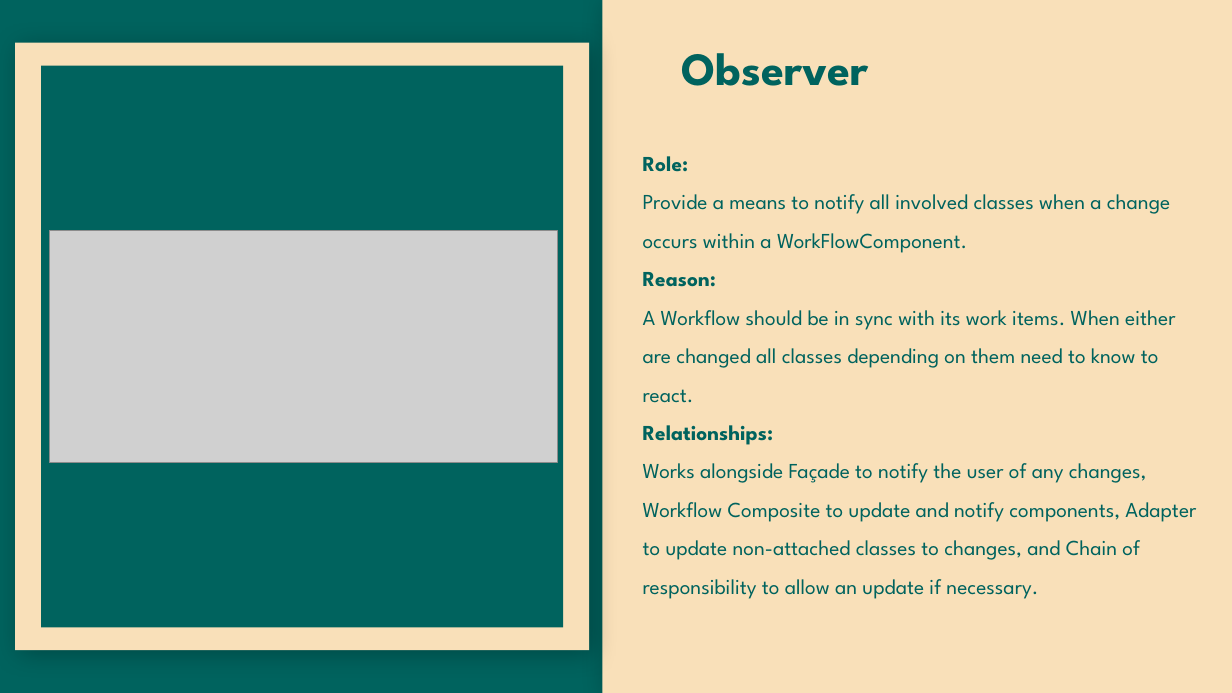
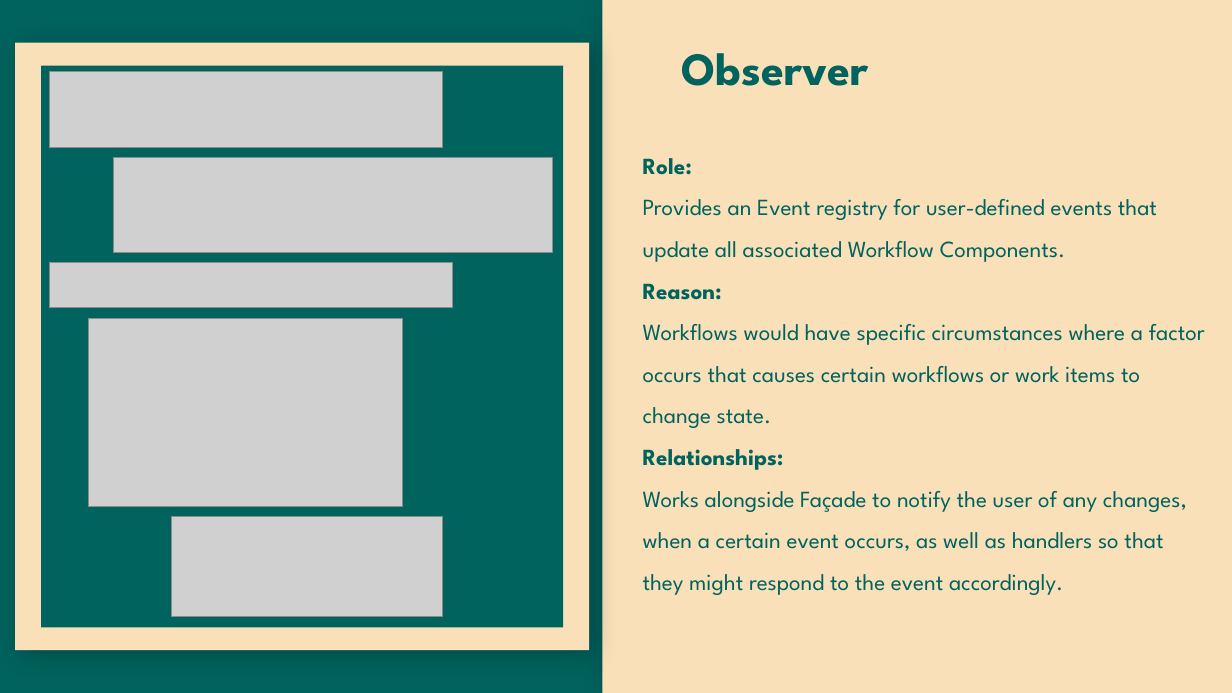
Before and after one commit to yashGhela/cos214prac6, a slide deck: slide 13 of Presentation/TIVIDY-Presentation.pptx (slide 12 before the commit). Drawn at 1232x693 pixels with LibreOffice and Linux fonts; fonts in the diff are those of the drawing; grey boxes stand for pictures; background and template pictures are left out. Boxes give left, top, right and bottom in pixels: in the first picture for what was removed or moved away, otherwise in the second. Text is boxed around its words. In the diff, an @@ line names an element or a change of style, - is before the commit and + after.

```diff
--- a/Presentation/TIVIDY-Presentation.pptx
+++ b/Presentation/TIVIDY-Presentation.pptx
@@ picture added at box(49, 71, 443, 148) @@
@@ picture added at box(114, 158, 553, 252) @@
@@ text at box(643, 158, 784, 470): size 16.6 to 18 pt in "Role:", "Reason:", "Relationships:" @@
@@ text at box(643, 199, 1157, 262): text changed; size 16.6 to 18 pt @@
-Provide a means to notify all involved classes when a change occurs within a WorkFlowComponent.
+Provides an Event registry for user-defined events that update all associated Workflow Components.
@@ picture removed at box(49, 231, 557, 463) @@
@@ picture added at box(49, 262, 453, 308) @@
@@ picture added at box(89, 318, 403, 506) @@
@@ text at box(643, 324, 1205, 428): text changed; size 16.6 to 18 pt @@
-A Workflow should be in sync with its work items. When either are changed all classes depending on them need to know to react.
+Workflows would have specific circumstances where a factor occurs that causes certain workflows or work items to change state.
@@ text at box(643, 491, 1187, 595): text changed; size 16.6 to 18 pt @@
-Works alongside Façade to notify the user of any changes, Workflow Composite to update and notify components, Adapter to update non-attached classes to changes, and Chain of responsibility to allow an update if necessary.
+Works alongside Façade to notify the user of any changes, when a certain event occurs, as well as handlers so that they might respond to the event accordingly.
@@ picture added at box(172, 517, 443, 616) @@
```
Also in this commit, not shown: 15 other slides changed, 1 slide added, 3 slides removed, 6 other files.
